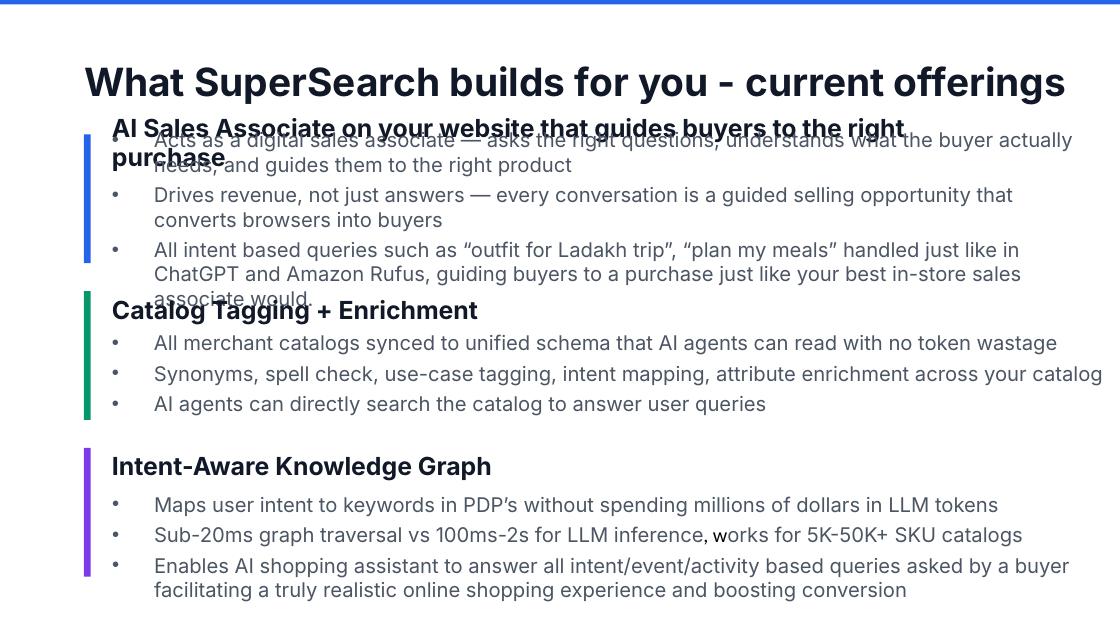
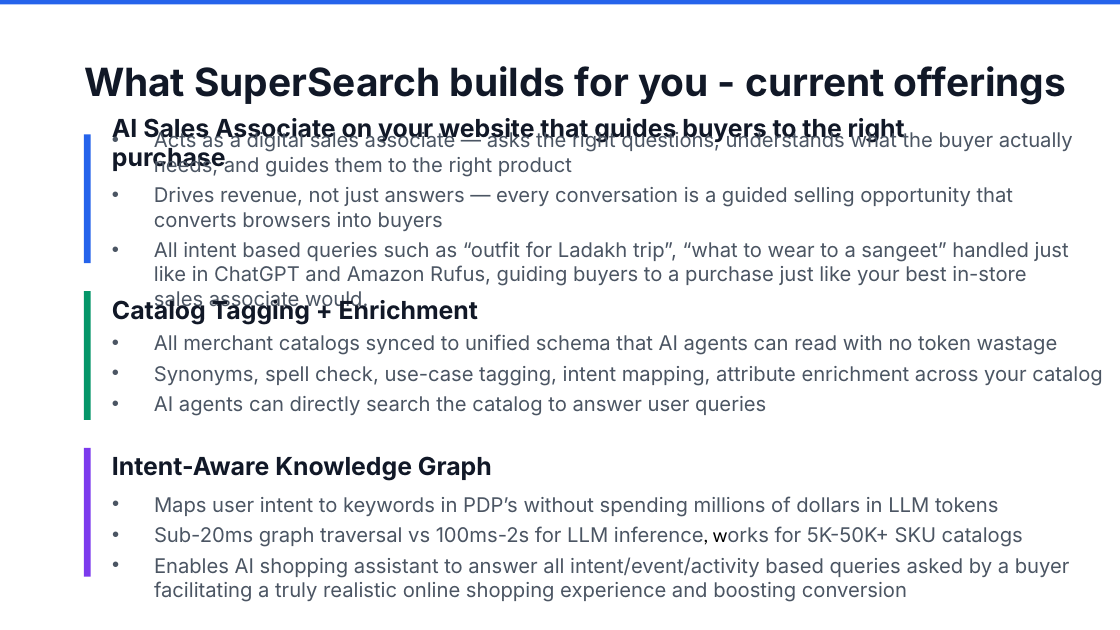
Before and after one commit to aantrikshhh/supersearch-ppt-templates, a slide deck: slide 8 of output/SS_Generic_Clothing.pptx. Drawn at 1120x630 pixels with LibreOffice and Linux fonts; fonts in the diff are those of the drawing. Boxes give left, top, right and bottom in pixels: in the first picture for what was removed or moved away, otherwise in the second. Text is boxed around its words. In the diff, an @@ line names an element or a change of style, - is before the commit and + after.

```diff
--- a/output/SS_Generic_Clothing.pptx
+++ b/output/SS_Generic_Clothing.pptx
@@ text at box(154, 241, 1069, 311): text changed @@
-• All intent based queries such as “outfit for Ladakh trip”, “plan my meals” handled just like in ChatGPT and Amazon Rufus, guiding buyers to a purchase just like your best in-store sales associate would.
+• All intent based queries such as “outfit for Ladakh trip”, “what to wear to a sangeet” handled just like in ChatGPT and Amazon Rufus, guiding buyers to a purchase just like your best in-store sales associate would.
```
Also in this commit, not shown: 1 other slide changed, 11 other files.
